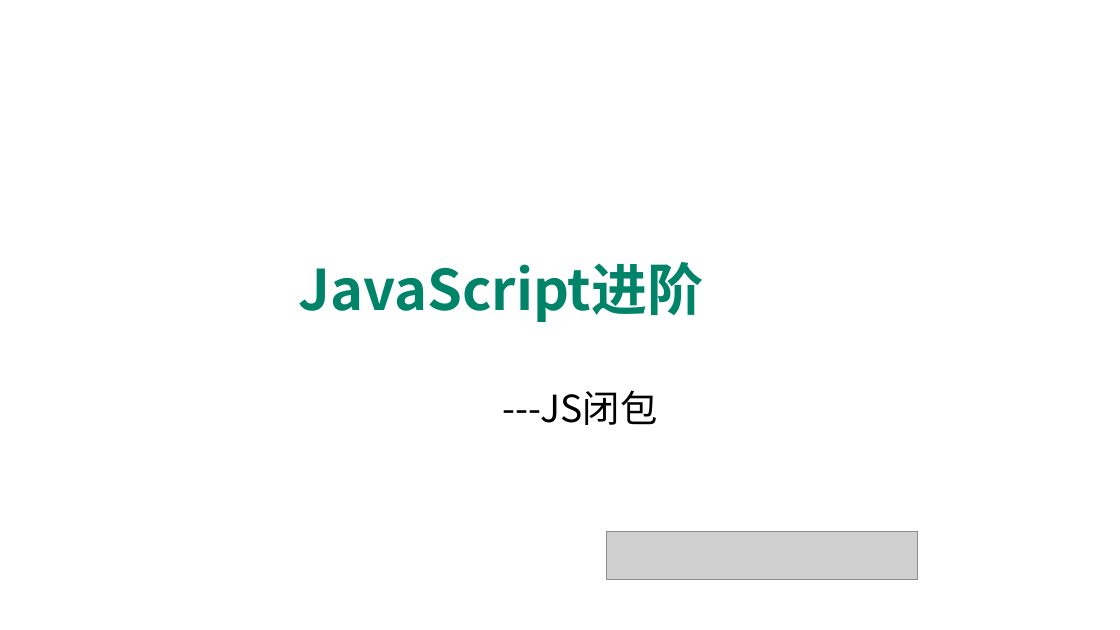
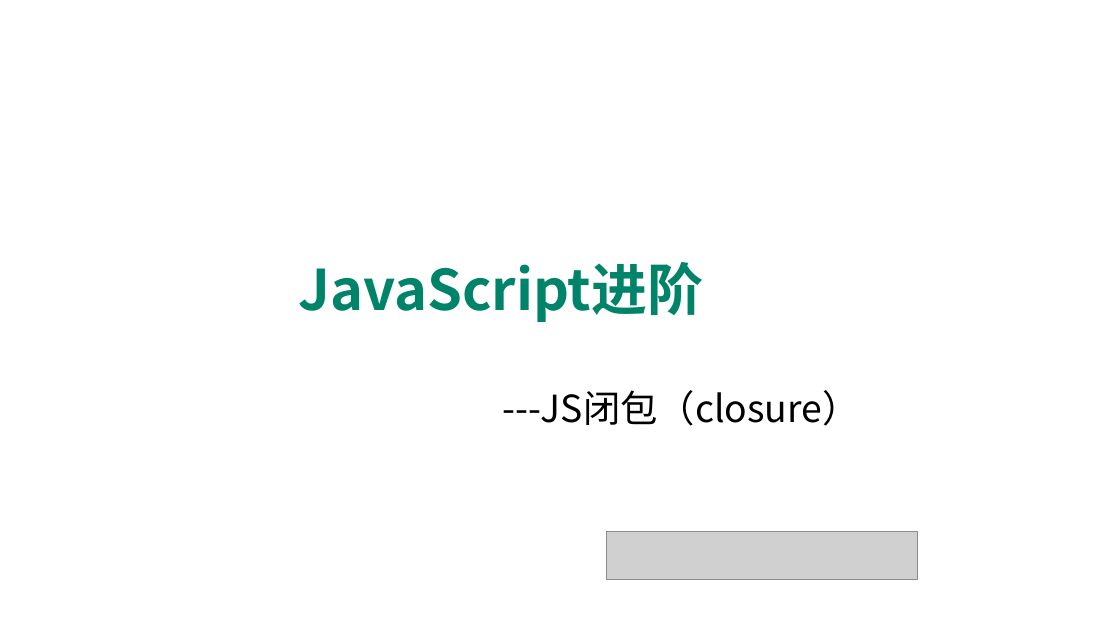
Before and after one commit to edu2act/course-javascript-advanced, a slide deck: slide 32 of 课程PPT/05.JavaScript函数进阶二.pptx. Drawn at 1120x630 pixels with LibreOffice and Linux fonts; fonts in the diff are those of the drawing; grey boxes stand for pictures; background and template pictures are left out. Boxes give left, top, right and bottom in pixels: in the first picture for what was removed or moved away, otherwise in the second. Text is boxed around its words. In the diff, an @@ line names an element or a change of style, - is before the commit and + after.

```diff
--- a/课程PPT/05.JavaScript函数进阶二.pptx
+++ b/课程PPT/05.JavaScript函数进阶二.pptx
@@ text at box(503, 390, 860, 426): text changed @@
----JS闭包
+---JS闭包（closure）
```
Also in this commit, not shown: 7 other slides changed, 5 other files.
